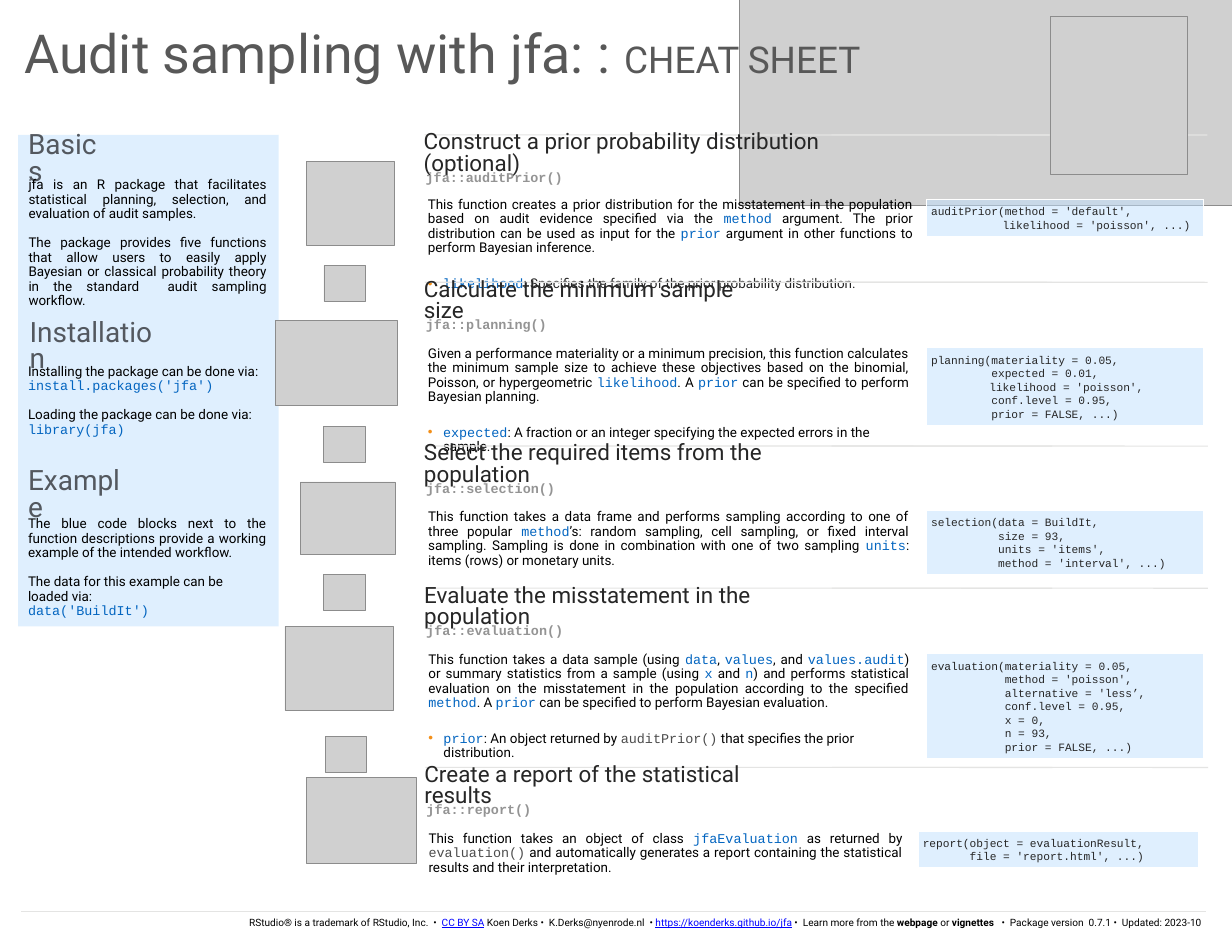
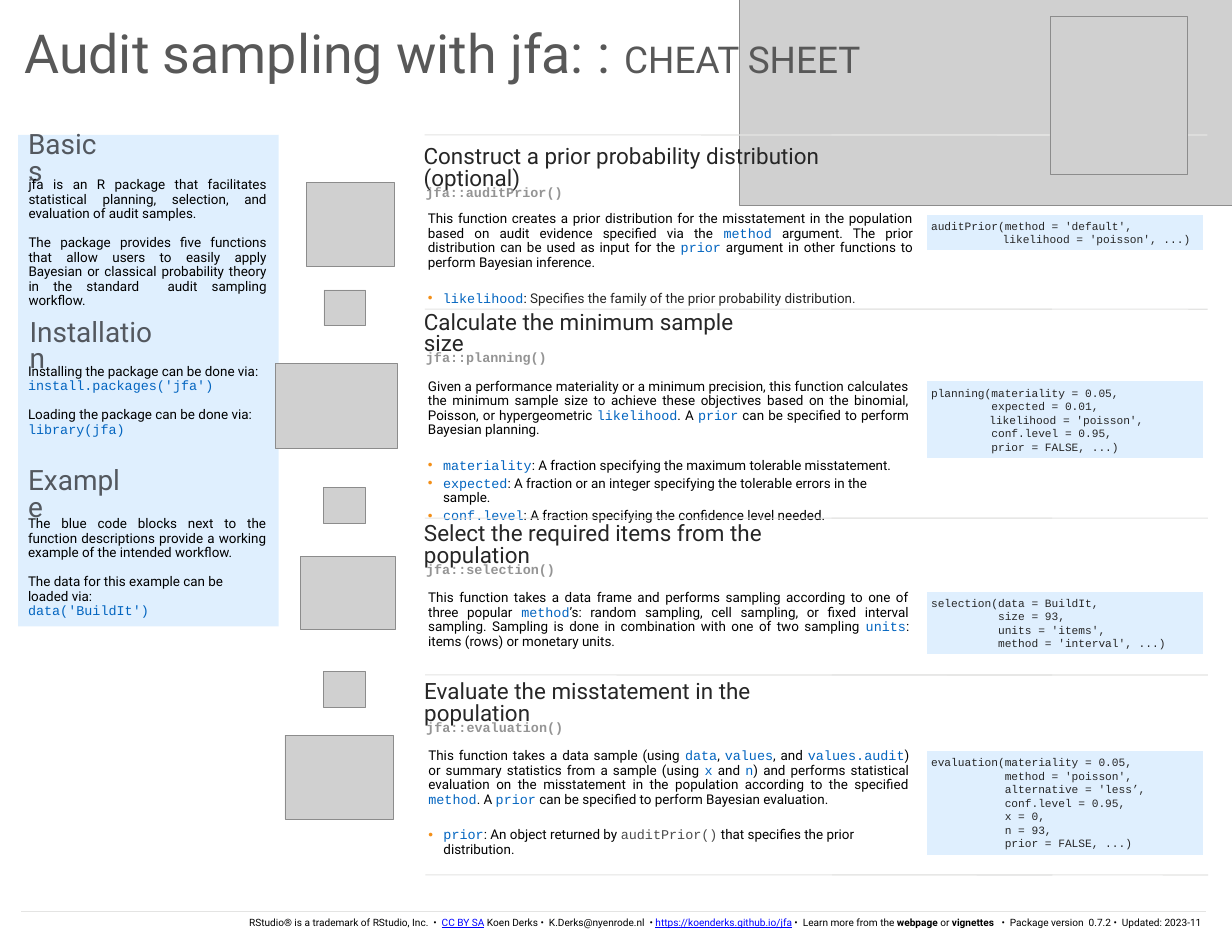
Before and after one commit to koenderks/jfa, a slide deck: slide 1 of man/figures/cheatsheet/cheatsheet.pptx. Drawn at 1232x952 pixels with LibreOffice and Linux fonts; fonts in the diff are those of the drawing; grey boxes stand for pictures. Boxes give left, top, right and bottom in pixels: in the first picture for what was removed or moved away, otherwise in the second. Text is boxed around its words. In the diff, an @@ line names an element or a change of style, - is before the commit and + after.

Commit message:
Remove report from cheatsheet

```diff
--- a/man/figures/cheatsheet/cheatsheet.pptx
+++ b/man/figures/cheatsheet/cheatsheet.pptx
@@ picture: place and size @@
-picture at (306,162,393,246)
+picture at (306,182,393,266)
@@ 3 texts, 1 rectangle: place and size @@
-3 texts, 1 rectangle at (424,129,1204,292)
+3 texts, 1 rectangle at (424,144,1204,306)
@@ 2 lines, 1 picture: place and size @@
-2 lines, 1 picture at (323,266,1208,302)
+2 lines, 1 picture at (323,290,1208,326)
@@ picture: place and size @@
-picture at (275,321,397,406)
+picture at (275,364,397,448)
@@ text "Given a performance materiality or ...": place and size @@
-text "Given a performance materiality or ..." at (428,347,909,440)
+text "Given a performance materiality or ..." at (428,380,909,525)
@@ 2 texts, 1 rectangle: place and size @@
-2 texts, 1 rectangle at (424,278,1204,425)
+2 texts, 1 rectangle at (424,313,1204,458)
@@ text at (443,459,891,525): text changed @@
-• expected: A fraction or an integer specifying the expected errors in the sample.
+• materiality: A fraction specifying the maximum tolerable misstatement.
+• expected: A fraction or an integer specifying the tolerable errors in the sample.
+• conf.level: A fraction specifying the confidence level needed.
@@ picture: place and size @@
-picture at (323,427,365,462)
+picture at (323,488,365,523)
@@ line moved from (425, 446) - (1052, 446) to (425, 518) - (1052, 518) @@
@@ line moved from (831, 446) - (1208, 446) to (831, 518) - (1208, 518) @@
@@ picture: place and size @@
-picture at (300,482,395,555)
+picture at (300,556,395,629)
@@ 3 texts, 1 rectangle: place and size @@
-3 texts, 1 rectangle at (424,441,1204,574)
+3 texts, 1 rectangle at (424,521,1204,655)
@@ line moved from (425, 588) - (1052, 588) to (425, 675) - (1052, 675) @@
@@ line moved from (832, 588) - (1208, 588) to (832, 675) - (1208, 675) @@
@@ picture: place and size @@
-picture at (285,626,393,710)
+picture at (285,735,393,819)
@@ picture removed at (325,737,367,772) @@
@@ picture removed at (306,777,417,863) @@
@@ text removed at (424,765,740,809) @@
-  Create a report of the statistical results
@@ 3 texts, 1 picture, 1 rectangle: place and size @@
-3 texts, 1 picture, 1 rectangle at (323,575,1204,759)
+3 texts, 1 picture, 1 rectangle at (323,672,1204,855)
@@ text removed at (426,805,531,817) @@
-  jfa::report()
@@ text removed at (429,832,903,875) @@
-This function takes an object of class jfaEvaluation as returned by evaluation() and automatically generates a report containing the statistical results and their interpretation.
@@ rectangle removed at (918,830,1198,868) @@
-report(object = evaluationResult,
-file = 'report.html', ...)
@@ line moved from (426, 768) - (1052, 768) to (426, 875) - (1052, 875) @@
@@ line moved from (832, 768) - (1208, 768) to (832, 875) - (1208, 875) @@
@@ text at (249,918,1202,929): text changed @@
-RStudio® is a trademark of RStudio, Inc. • CC BY SA Koen Derks • K.Derks@nyenrode.nl • https://koenderks.github.io/jfa • Learn more from the webpage or vignettes • Package version 0.7.1 • Updated: 2023-10
+RStudio® is a trademark of RStudio, Inc. • CC BY SA Koen Derks • K.Derks@nyenrode.nl • https://koenderks.github.io/jfa • Learn more from the webpage or vignettes • Package version 0.7.2 • Updated: 2023-11
```
Also in this commit, not shown: 2 other files.
